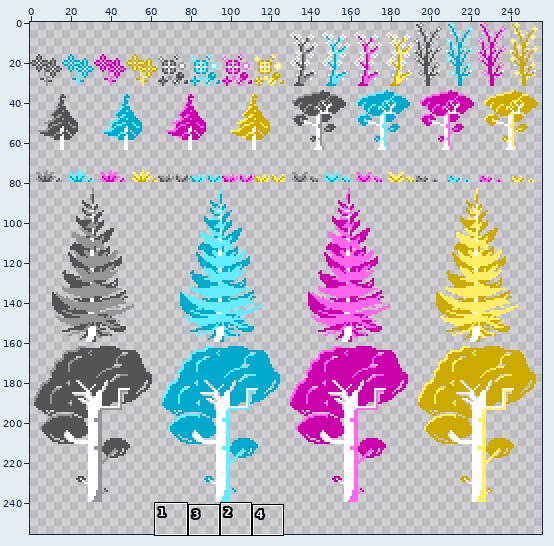
A sprite sheet gets an edit: assets/images/forest_decorations.png. Above: a wide view before the commit, with the close-up outlined.
Close-up. Before the edit:
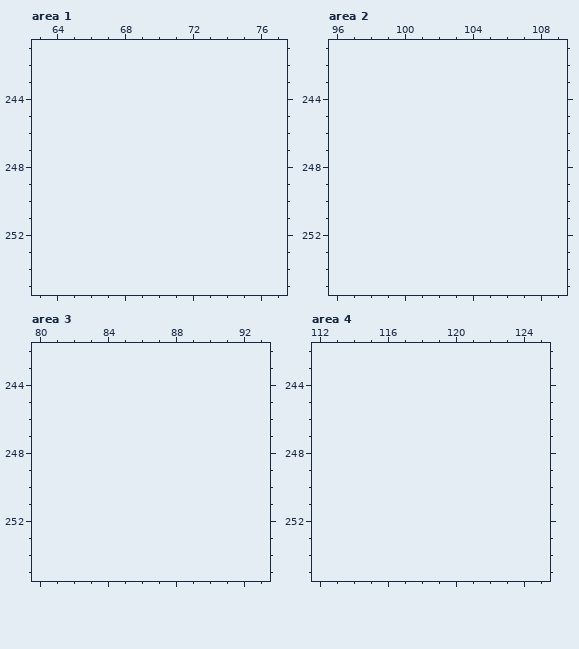
The file is 256x240 pixels. Shown: area 1: x 63..77, y 241..255; area 2: x 96..109, y 241..255; area 3: x 80..93, y 242..255; area 4: x 112..125, y 242..255. The old version is drawn lined up with the new one, on the new canvas. The commit also changed other parts of the picture, which this record leaves out.
And afterwards:
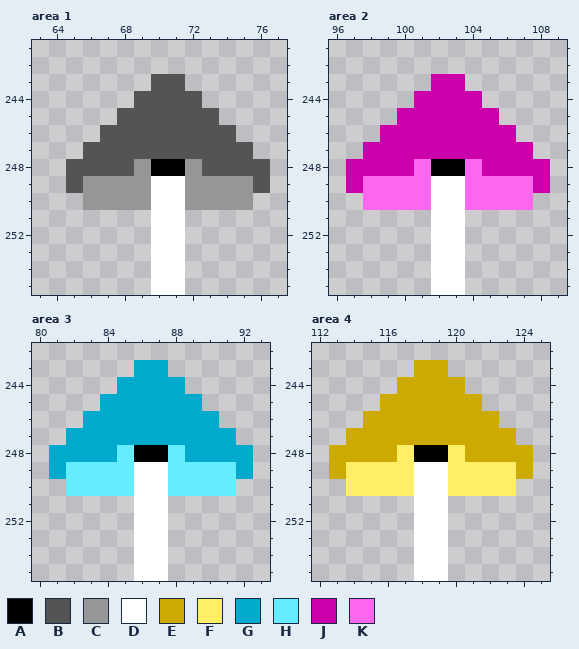
Palette (. is transparent): A #000000  B #545454  C #969696  D #ffffff  E #ccaa00  F #ffee66  G #00aacc  H #65ecff  J #cc00aa  K #ff66ee
Change:
canvas 256x240 -> 256x256
--- area 1
@@ x 63..77 @@
 242 ...............
-243 ...............
-244 ...............
-245 ...............
-246 ...............
-247 ...............
-248 ...............
-249 ...............
-250 ...............
-251 ...............
-252 ...............
-253 ...............
-254 ...............
-255 ...............
+243 .......BB......
+244 ......BBBB.....
+245 .....BBBBBB....
+246 ....BBBBBBBB...
+247 ...BBBBBBBBBB..
+248 ..BBBBCAACBBBB.
+249 ..BCCCCDDCCCCB.
+250 ...CCCCDDCCCC..
+251 .......DD......
+252 .......DD......
+253 .......DD......
+254 .......DD......
+255 .......DD......
--- area 2
@@ x 96..109 @@
 242 ..............
-243 ..............
-244 ..............
-245 ..............
-246 ..............
-247 ..............
-248 ..............
-249 ..............
-250 ..............
-251 ..............
-252 ..............
-253 ..............
-254 ..............
-255 ..............
+243 ......JJ......
+244 .....JJJJ.....
+245 ....JJJJJJ....
+246 ...JJJJJJJJ...
+247 ..JJJJJJJJJJ..
+248 .JJJJKAAKJJJJ.
+249 .JKKKKDDKKKKJ.
+250 ..KKKKDDKKKK..
+251 ......DD......
+252 ......DD......
+253 ......DD......
+254 ......DD......
+255 ......DD......
--- area 3
@@ x 80..93 @@
 242 ..............
-243 ..............
-244 ..............
-245 ..............
-246 ..............
-247 ..............
-248 ..............
-249 ..............
-250 ..............
-251 ..............
-252 ..............
-253 ..............
-254 ..............
-255 ..............
+243 ......GG......
+244 .....GGGG.....
+245 ....GGGGGG....
+246 ...GGGGGGGG...
+247 ..GGGGGGGGGG..
+248 .GGGGHAAHGGGG.
+249 .GHHHHDDHHHHG.
+250 ..HHHHDDHHHH..
+251 ......DD......
+252 ......DD......
+253 ......DD......
+254 ......DD......
+255 ......DD......
--- area 4
@@ x 112..125 @@
 242 ..............
-243 ..............
-244 ..............
-245 ..............
-246 ..............
-247 ..............
-248 ..............
-249 ..............
-250 ..............
-251 ..............
-252 ..............
-253 ..............
-254 ..............
-255 ..............
+243 ......EE......
+244 .....EEEE.....
+245 ....EEEEEE....
+246 ...EEEEEEEE...
+247 ..EEEEEEEEEE..
+248 .EEEEFAAFEEEE.
+249 .EFFFFDDFFFFE.
+250 ..FFFFDDFFFF..
+251 ......DD......
+252 ......DD......
+253 ......DD......
+254 ......DD......
+255 ......DD......
Pixel boxes of the changes (left, top, right, bottom) in both close-ups:
added: (66, 74, 270, 295)
added: (346, 74, 550, 295)
added: (49, 360, 253, 581)
added: (329, 360, 533, 581)
